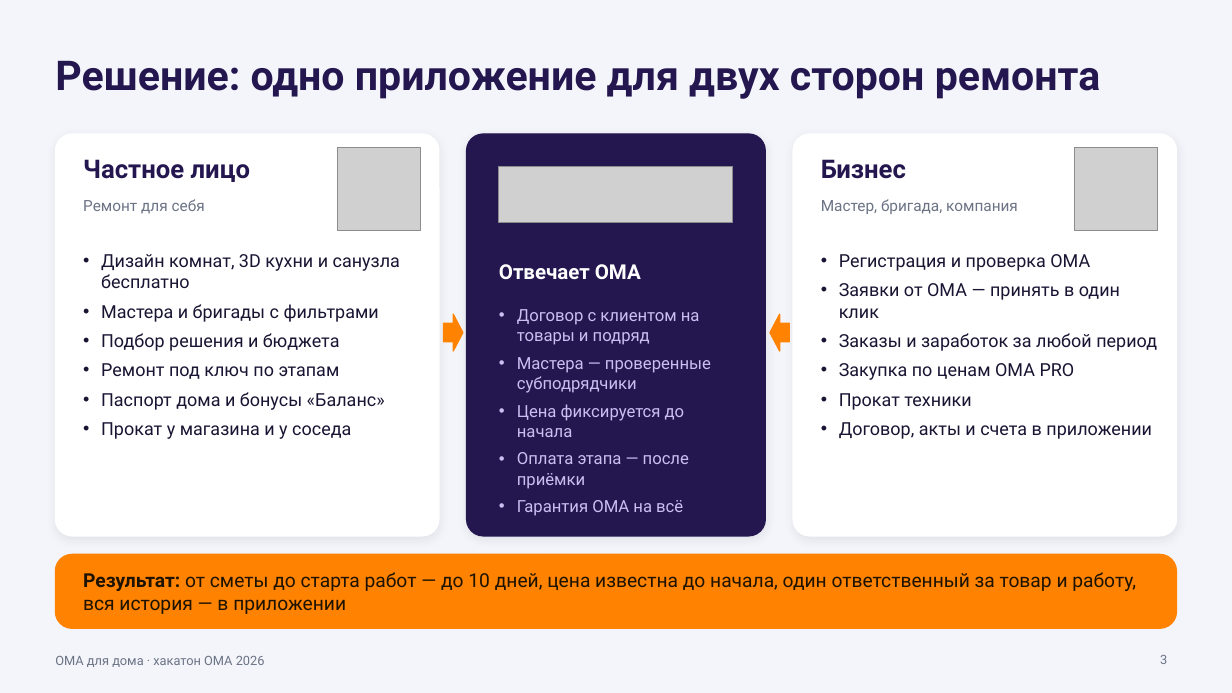
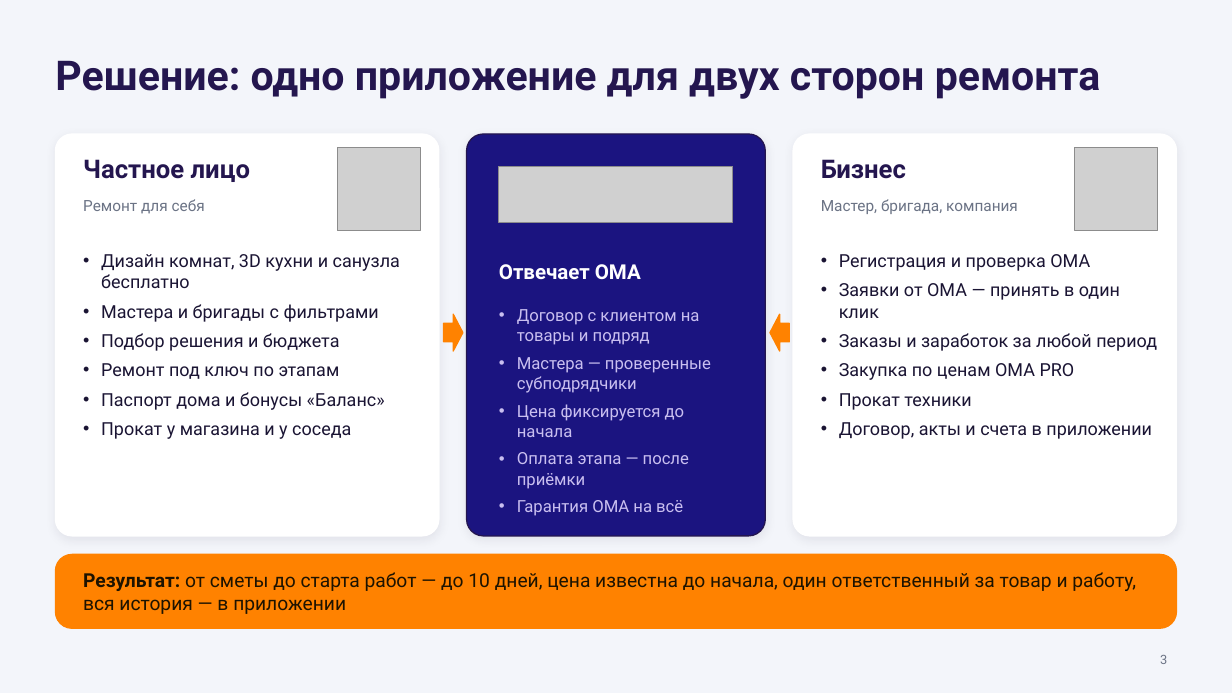
Before and after one commit to kvasiuum/hackatonoma, a slide deck: slide 3 of slides/oma-dlya-doma.pptx. Drawn at 1232x693 pixels with LibreOffice and Linux fonts; fonts in the diff are those of the drawing; grey boxes stand for pictures. Boxes give left, top, right and bottom in pixels: in the first picture for what was removed or moved away, otherwise in the second. Text is boxed around its words. In the diff, an @@ line names an element or a change of style, - is before the commit and + after.

```diff
--- a/slides/oma-dlya-doma.pptx
+++ b/slides/oma-dlya-doma.pptx
@@ rounded rectangle at (467, 134, 765, 536): fill #24164F to #1B1480 @@
@@ text removed at (55, 656, 265, 667) @@
-ОМА для дома · хакатон ОМА 2026
```
Also in this commit, not shown: 6 other slides changed.
